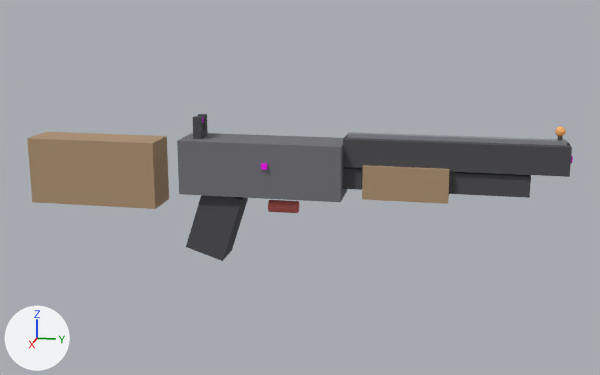
A saved change to the OBJ model art/templates/Weapons/Shotgun.obj.
The view is the same before and after, from a camera (50 mm lens) standing at (5.83, 1.74, 1.69) and looking at (0.02, 0.58, 0.24). The lights are fixed; the arrows at lower left show +X, +Y and +Z. The older version comes first. Where no turn or scale is listed for an object, it has been applied to the vertices.

Objects in the first picture: 'Barrel', 'Grip', 'Pump', 'Rib', 'Shell', 'Skin_Body', 'Skin_Stock', 'Tube' and 4 more.
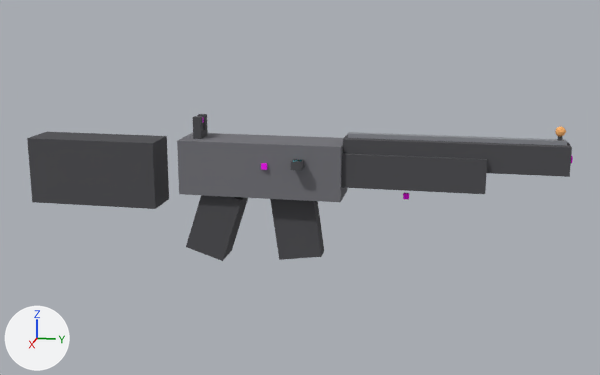
Not visible in the pictures: 'Pivot_Bolt'.

Boxes [x1, y1, x2, y2] around the edits, measured in the pictures (600 x 375 px):
'Skin_Stock', recoloured (beige to dark grey): [27, 132, 169, 209] in both
'Handguard', added: after [341, 153, 487, 194]
'Pump', deleted (beige): before [362, 165, 450, 204]
'Magazine', added: after [270, 199, 324, 260]
'Tube', deleted: before [343, 167, 531, 198]
'Shell', deleted: before [268, 200, 299, 213]
'Bolt', added: after [291, 159, 304, 171]

The change, as a list of edits to the scene's bpy script:
```text
Change me_skin_stock:
    where me_skin_stock.from_pydata(...)  # 8 vertices, 6 faces; spans x -0.15..0.15, y -1.5..-0.5, z 0.05..0.55
    remove me_skin_stock.materials.append(mat_c_6e4b2d)  # beige #af9474
    add me_skin_stock.materials.append(mat_c_141416)  # dark grey #4f4f53
Add me_pivot_bolt:
    me_pivot_bolt.from_pydata(...)  # a box spanning x 0.19..0.25, y 0.57..0.63, z 0.42..0.48
    me_pivot_bolt.materials.append(mat_c_00dcff)  # cyan #00efff
Add me_magazine:
    me_magazine.from_pydata([(-0.07, 0.747, -0.27), (-0.07, 0.43, -0.315), (-0.07, 0.67, 0.275), (-0.07, 0.353, 0.23), (0.07, 0.747, -0.27), (0.07, 0.43, -0.315), (0.07, 0.67, 0.275), (0.07, 0.353, 0.23)], [], [(0, 1, 3, 2), (4, 6, 7, 5), (0, 4, 5, 1), (2, 3, 7, 6), (0, 2, 6, 4), (1, 5, 7, 3)])
    me_magazine.materials.append(mat_c_141416)  # dark grey #4f4f53
Add me_handguard:
    me_handguard.from_pydata(...)  # a box spanning x -0.14..0.14, y 0.9..1.9, z 0.28..0.52
    me_handguard.materials.append(mat_c_141416)  # dark grey #4f4f53
Add me_bolt:
    me_bolt.from_pydata(...)  # a box spanning x 0.17..0.27, y 0.56..0.64, z 0.42..0.48
    me_bolt.materials.append(mat_c_141416)  # dark grey #4f4f53
Remove ob_pump:
    ob_pump = bpy.data.objects.new('Pump', me_pump)
    ob_pump.location = (0.0, 0.0, 0.0)
Remove ob_shell:
    ob_shell = bpy.data.objects.new('Shell', me_shell)
    ob_shell.location = (0.0, 0.0, 0.0)
Remove ob_tube:
    ob_tube = bpy.data.objects.new('Tube', me_tube)
    ob_tube.location = (0.0, 0.0, 0.0)
Add ob_pivot_bolt:
    ob_pivot_bolt = bpy.data.objects.new('Pivot_Bolt', me_pivot_bolt)
    ob_pivot_bolt.location = (0.0, 0.0, 0.0)
Add ob_magazine:
    ob_magazine = bpy.data.objects.new('Magazine', me_magazine)
    ob_magazine.location = (0.0, 0.0, 0.0)
Add ob_handguard:
    ob_handguard = bpy.data.objects.new('Handguard', me_handguard)
    ob_handguard.location = (0.0, 0.0, 0.0)
Add ob_bolt:
    ob_bolt = bpy.data.objects.new('Bolt', me_bolt)
    ob_bolt.location = (0.0, 0.0, 0.0)
```
